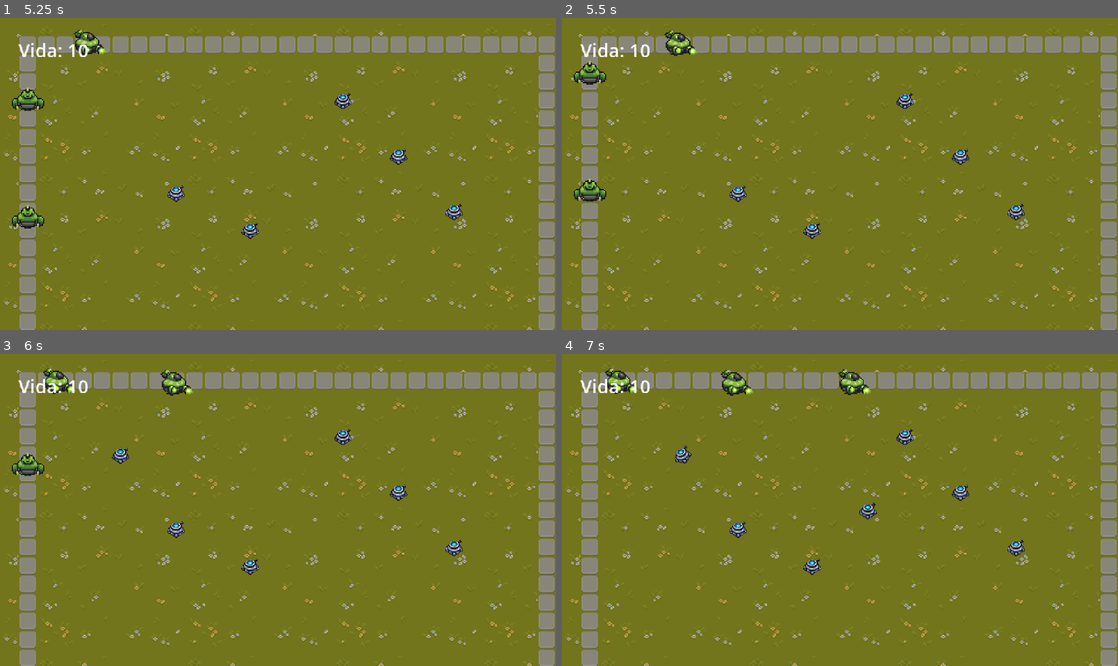
Above: before the commit, frames 1-4 (two rows, left to right).
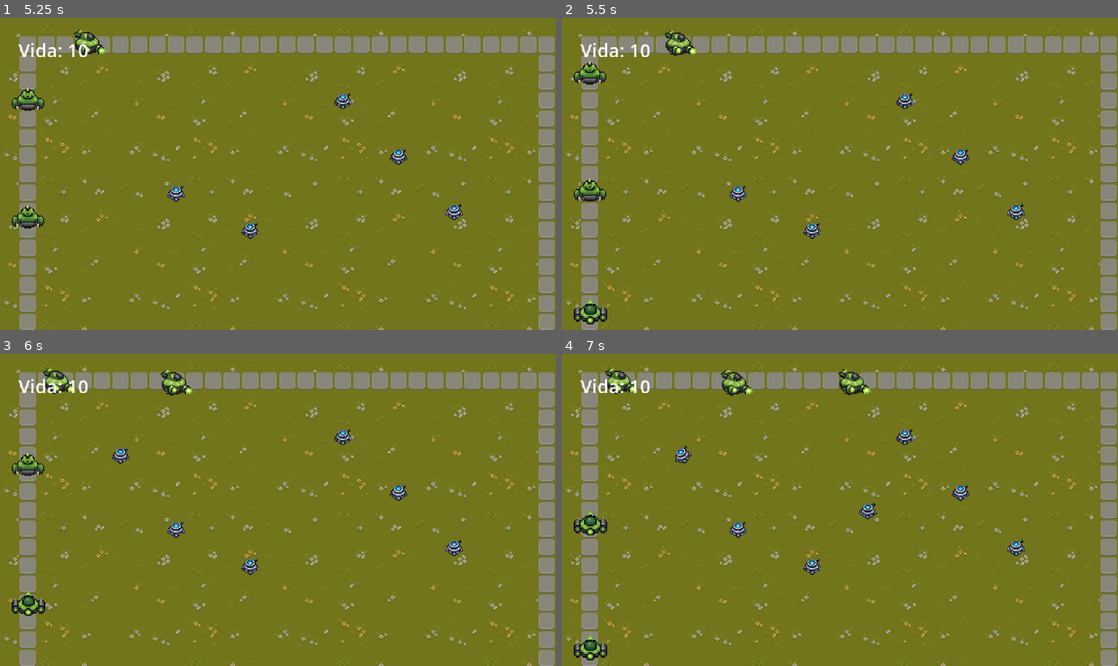
Above: after the commit, the same moments.

Repository: D4MC04/proyecto_dam2b
Game: Godot game, scene res://scenes/main_menu.tscn
Two runs of this game, one before a commit and one after it. Both use one fixed random seed, a clock stepped at 60 frames per second and the inputs below.
Inputs (mouse positions are in pixels of both pictures, inside the frame that each line leads up to):
- Up to frame 1 (5.25 s): click "Jugar" at 0.5 s; click "1" at 1.25 s; tap Enter at 2 s; move the mouse to (400, 158) at 2.02 s; tap R every 0.75 s from 2.1 to 5.1 s; click (400, 158) at 2.17 s; move the mouse to (166, 189) at 2.77 s; click (166, 189) at 2.92 s; move the mouse to (333, 105) at 3.52 s; click (333, 105) at 3.67 s; move the mouse to (250, 236) at 4.27 s; click (250, 236) at 4.42 s; move the mouse to (444, 220) at 5.02 s; click (444, 220) at 5.17 s
- Up to frame 2 (5.5 s): no input
- Up to frame 3 (6 s): move the mouse to (111, 463) at 5.77 s; tap R at 5.85 s; click (111, 463) at 5.92 s
- Up to frame 4 (7 s): move the mouse to (867, 510) at 6.52 s; tap R at 6.6 s; click (867, 510) at 6.67 s

Frame 1 is identical in both runs. In frame 2, 0.3% of the frame differs, in the area x 2-9%, y 90-99%; in frame 3, 0.3%; in frame 4, 0.6%, in the area x 2-9%, y 50-99%.

Commit message:
Añadir enemigo spiked_ship y sumarlo a la oleada
- Sprites en 4 direcciones, SpriteFrames, forma de colisión y EnemyData
  (hp 12, velocidad 70, daño 10).
- spawner.tscn: dos spiked_ship en la oleada, a los 4 s y a los 5,5 s.

Co-Authored-By: Claude Opus 5.5 <noreply@anthropic.com>

Diff:
--- /dev/null
+++ b/resources/collision_shapes/spiked_ship.tres
@@ -0,0 +1,4 @@
+[gd_resource type="CircleShape2D" format=3]
+
+[resource]
+radius = 14.0
--- /dev/null
+++ b/resources/enemy_data/spiked_ship.tres
@@ -0,0 +1,14 @@
+[gd_resource type="Resource" script_class="EnemyData" format=3]
+
+[ext_resource type="Script" uid="uid://do62ihbnaitnl" path="res://scripts/models/EnemyData.gd" id="1_data"]
+[ext_resource type="Shape2D" path="res://resources/collision_shapes/spiked_ship.tres" id="2_shape"]
+[ext_resource type="SpriteFrames" path="res://resources/sprite_frames/spiked_ship.tres" id="3_frames"]
+
+[resource]
+script = ExtResource("1_data")
+speed = 70.0
+hp = 12.0
+damage = 10.0
+sprite_frames = ExtResource("3_frames")
+collision_shape = ExtResource("2_shape")
+metadata/_custom_type_script = "uid://do62ihbnaitnl"
--- /dev/null
+++ b/resources/sprite_frames/spiked_ship.tres
@@ -0,0 +1,41 @@
+[gd_resource type="SpriteFrames" format=3]
+
+[ext_resource type="Texture2D" path="res://assets/sprites/enemies/spiked_ship/down.png" id="1_down"]
+[ext_resource type="Texture2D" path="res://assets/sprites/enemies/spiked_ship/left.png" id="2_left"]
+[ext_resource type="Texture2D" path="res://assets/sprites/enemies/spiked_ship/right.png" id="3_right"]
+[ext_resource type="Texture2D" path="res://assets/sprites/enemies/spiked_ship/up.png" id="4_up"]
+
+[resource]
+animations = [{
+"frames": [{
+"duration": 1.0,
+"texture": ExtResource("1_down")
+}],
+"loop": 1,
+"name": &"down",
+"speed": 5.0
+}, {
+"frames": [{
+"duration": 1.0,
+"texture": ExtResource("2_left")
+}],
+"loop": 1,
+"name": &"left",
+"speed": 5.0
+}, {
+"frames": [{
+"duration": 1.0,
+"texture": ExtResource("3_right")
+}],
+"loop": 1,
+"name": &"right",
+"speed": 5.0
+}, {
+"frames": [{
+"duration": 1.0,
+"texture": ExtResource("4_up")
+}],
+"loop": 1,
+"name": &"up",
+"speed": 5.0
+}]
--- a/scenes/ship.tscn
+++ /dev/null
@@ -1,40 +0,0 @@
-[gd_scene format=3 uid="uid://b5oh1sv3w2vks"]
-
-[ext_resource type="SpriteFrames" uid="uid://byjvfrxtgx1av" path="res://resources/sprite_frames/ufo.tres" id="1_4tobq"]
-[ext_resource type="PackedScene" path="res://scenes/hitbox.tscn" id="hitbox"]
-[ext_resource type="Script" uid="uid://bofp3r6e4qt7e" path="res://scripts/alien_animation.gd" id="script"]
-
-[sub_resource type="Animation" id="Animation_bob"]
-resource_name = "bob"
-length = 1.2
-loop_mode = 1
-tracks/0/type = "value"
-tracks/0/imported = false
-tracks/0/enabled = true
-tracks/0/path = NodePath(".:offset")
-tracks/0/interp = 2
-tracks/0/loop_wrap = true
-tracks/0/keys = {
-"times": PackedFloat32Array(0, 0.6, 1.2),
-"transitions": PackedFloat32Array(1, 1, 1),
-"update": 0,
-"values": [Vector2(0, 2), Vector2(0, -2), Vector2(0, 2)]
-}
-
-[sub_resource type="AnimationLibrary" id="AnimationLibrary_bob"]
-_data = {
-&"bob": SubResource("Animation_bob")
-}
-
-[node name="Ship" type="AnimatedSprite2D" unique_id=153254008]
-texture_filter = 1
-sprite_frames = ExtResource("1_4tobq")
-animation = &"walk_down"
-offset = Vector2(0, 1.3789517)
-script = ExtResource("script")
-
-[node name="AnimationPlayer" type="AnimationPlayer" parent="." unique_id=1380935830]
-libraries/ = SubResource("AnimationLibrary_bob")
-autoplay = &"bob"
-
-[node name="Hitbox" parent="." unique_id=1694634812 instance=ExtResource("hitbox")]
--- a/scenes/spawner.tscn
+++ b/scenes/spawner.tscn
@@ -5,6 +5,7 @@
 [ext_resource type="Script" uid="uid://cwc32qenwkwf3" path="res://scripts/models/SpawnEntry.gd" id="3_30a77"]
 [ext_resource type="Resource" uid="uid://ct17eiklf1sb7" path="res://resources/enemy_data/ufo.tres" id="4_p5s3f"]
 [ext_resource type="Script" uid="uid://bov3v8pbstdra" path="res://scripts/models/WaveData.gd" id="5_e3f8v"]
+[ext_resource type="Resource" path="res://resources/enemy_data/spiked_ship.tres" id="6_spiked"]
 
 [sub_resource type="Resource" id="Resource_ppgk2"]
 script = ExtResource("3_30a77")
@@ -24,9 +25,21 @@
 time = 3.0
 metadata/_custom_type_script = "uid://cwc32qenwkwf3"
 
+[sub_resource type="Resource" id="Resource_spiked1"]
+script = ExtResource("3_30a77")
+enemy_data = ExtResource("6_spiked")
+time = 4.0
+metadata/_custom_type_script = "uid://cwc32qenwkwf3"
+
+[sub_resource type="Resource" id="Resource_spiked2"]
+script = ExtResource("3_30a77")
+enemy_data = ExtResource("6_spiked")
+time = 5.5
+metadata/_custom_type_script = "uid://cwc32qenwkwf3"
+
 [sub_resource type="Resource" id="Resource_mx8sn"]
 script = ExtResource("5_e3f8v")
-entries = Array[ExtResource("3_30a77")]([SubResource("Resource_ppgk2"), SubResource("Resource_pqd0y"), SubResource("Resource_xy2fk")])
+entries = Array[ExtResource("3_30a77")]([SubResource("Resource_ppgk2"), SubResource("Resource_pqd0y"), SubResource("Resource_xy2fk"), SubResource("Resource_spiked1"), SubResource("Resource_spiked2")])
 metadata/_custom_type_script = "uid://bov3v8pbstdra"
 
 [node name="Spawner" type="Node2D" unique_id=132358068 node_paths=PackedStringArray("paths")]
Binary file added: assets/sprites/enemies/spiked_ship/down.png
Not shown, added: assets/sprites/enemies/spiked_ship/down.png.import
Binary file added: assets/sprites/enemies/spiked_ship/left.png
Not shown, added: assets/sprites/enemies/spiked_ship/left.png.import
Binary file added: assets/sprites/enemies/spiked_ship/right.png
Not shown, added: assets/sprites/enemies/spiked_ship/right.png.import
Binary file added: assets/sprites/enemies/spiked_ship/up.png
Not shown, added: assets/sprites/enemies/spiked_ship/up.png.import
